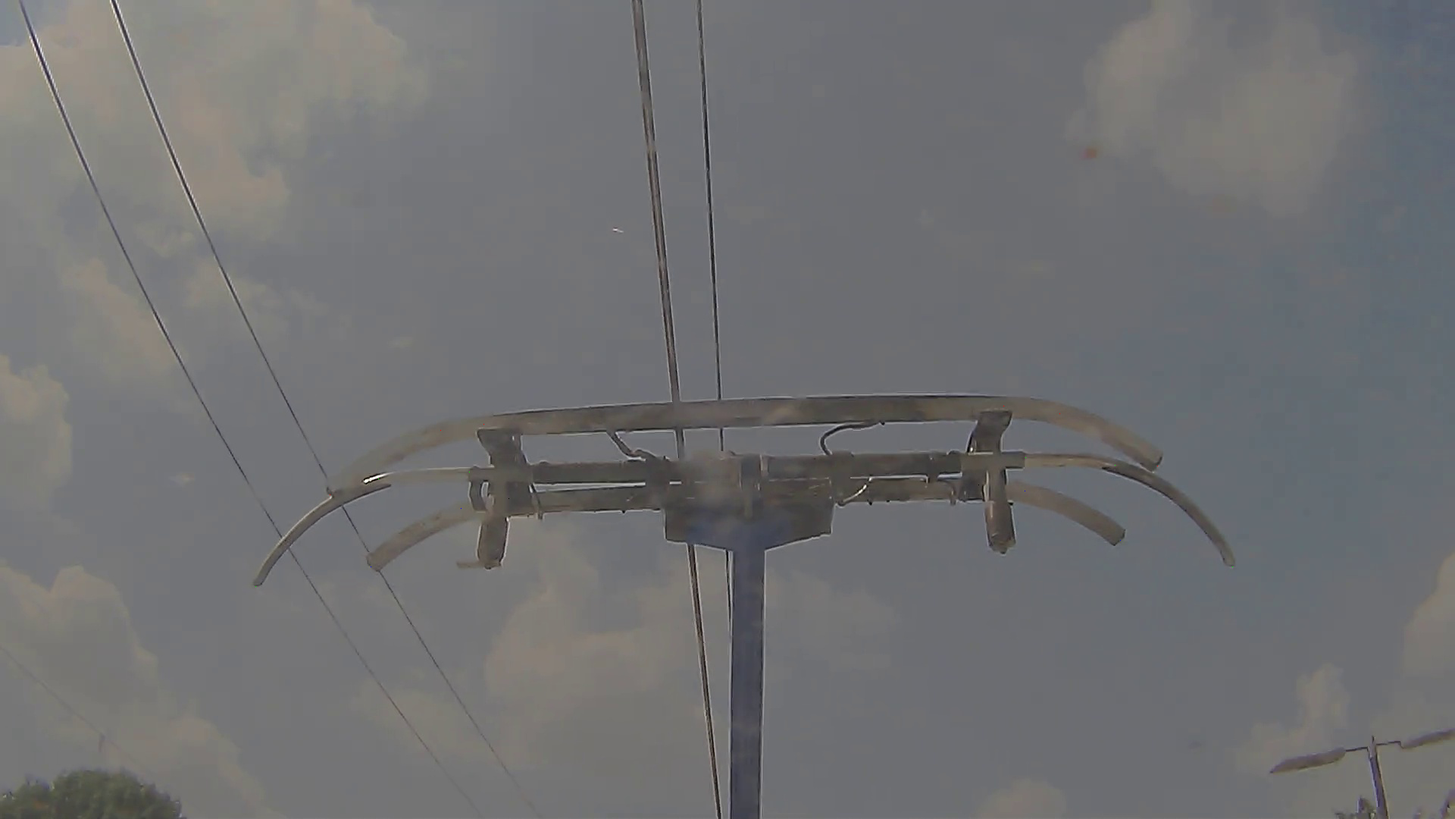
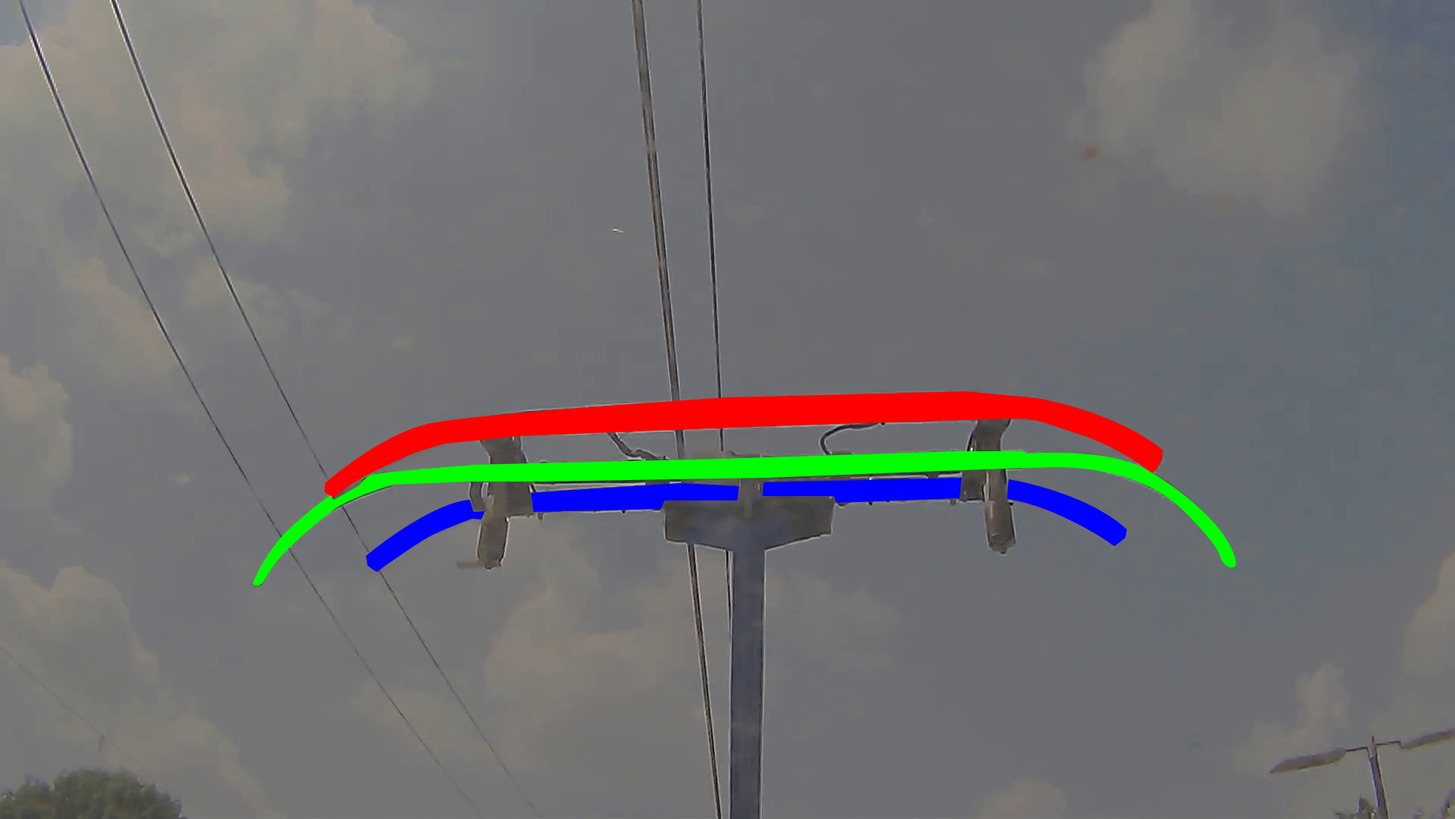
Layers edited between the first and the second 1455x819 image:
showed "mask" (1st of 3, in "front_bar") over [324, 391, 1164, 498]
showed "mask" (2nd of 3, in "middle_bar") over [252, 451, 1237, 586]
showed "mask" (3rd of 3, in "rear_bar") over [366, 477, 1128, 572]
